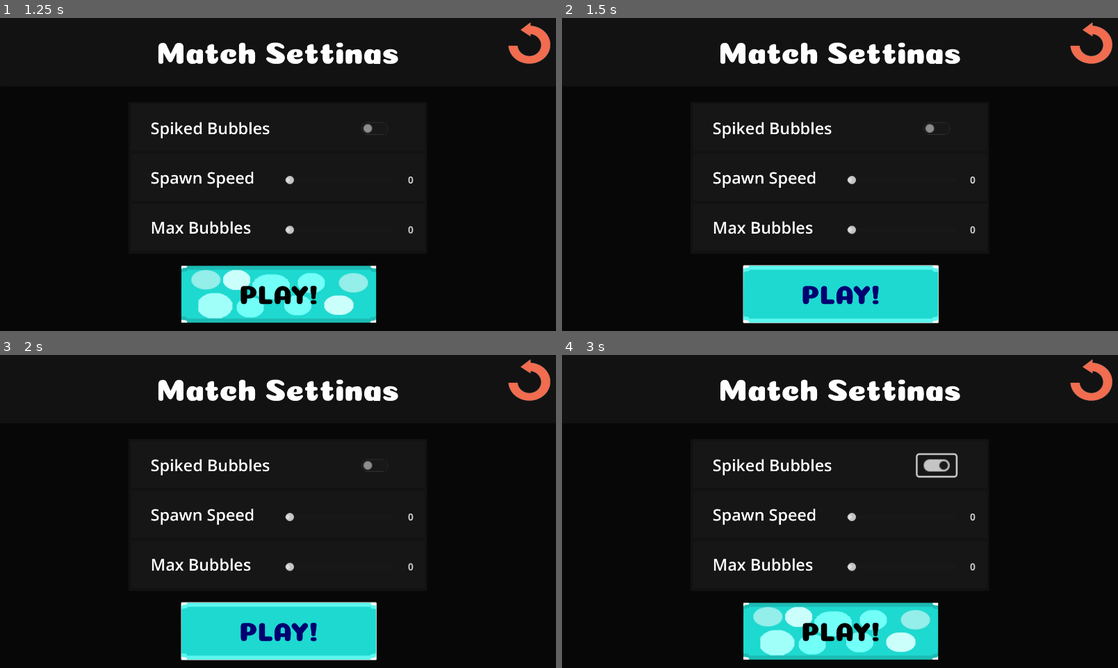
Above: before the commit, frames 1-4 (two rows, left to right).
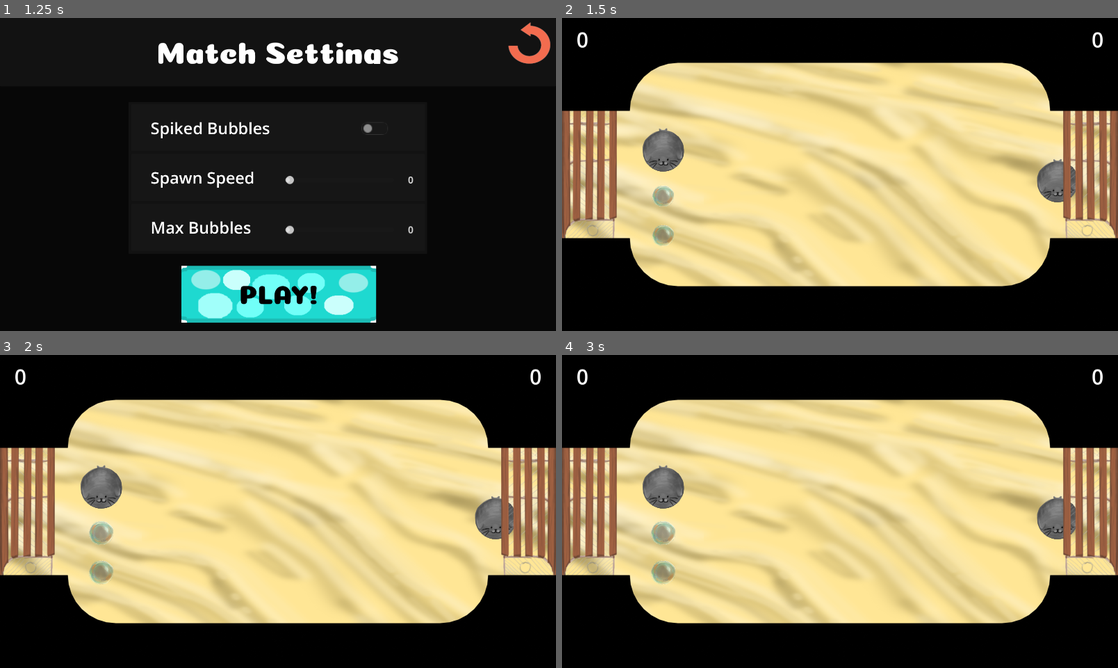
Above: after the commit, the same moments.

Repository: corpusCallosotomy/BubbleBowl
Game: Godot game, scene res://scenes/screens/menus/TitleScreen.tscn
The game is run twice, just before and just after one commit, with the same random seed, the same clock (stepped at 60 frames per second) and the same inputs.
Inputs (mouse positions are in pixels of both pictures, inside the frame that each line leads up to):
- Up to frame 1 (1.25 s): click "Play" at 0.5 s
- Up to frame 2 (1.5 s): click "PLAY!" at 1.25 s
- Up to frame 3 (2 s): no input
- Up to frame 4 (3 s): click (840, 630) at 2 s, where only the run before the commit has a clickable "PLAY!"; click (934, 464) at 2.77 s

Frame 1 is identical in both runs. In frame 2, 69% of the frame differs, in the area x 0-100%, y 1-98%; in frame 3, 69%; in frame 4, 69%.

Commit message:
fixed arena

Diff:
--- a/scenes/screens/arena/arena.tscn
+++ b/scenes/screens/arena/arena.tscn
@@ -1,20 +1,12 @@
-
-[gd_scene load_steps=11 format=3 uid="uid://pbnhy6mm8f56"]
+[gd_scene load_steps=13 format=3 uid="uid://dysj0hpncct4l"]
 
 [ext_resource type="PackedScene" uid="uid://cmkpgtxmycs8j" path="res://scenes/player/Player.tscn" id="1_etxjp"]
 [ext_resource type="PackedScene" uid="uid://ckhissng2jj1m" path="res://scenes/bubbles/Bubble.tscn" id="2_rqac2"]
 [ext_resource type="PackedScene" uid="uid://0rjhmhgrhrex" path="res://scenes/screens/arena/goal.tscn" id="2_v7y4l"]
-[gd_scene load_steps=13 format=3 uid="uid://pbnhy6mm8f56"]
-
-[ext_resource type="PackedScene" uid="uid://cmkpgtxmycs8j" path="res://scenes/player/Player.tscn" id="1_etxjp"]
-[ext_resource type="PackedScene" uid="uid://ckhissng2jj1m" path="res://scenes/bubbles/Bubble.tscn" id="2_rqac2"]
-[ext_resource type="PackedScene" uid="uid://b3fh5sgpguw6g" path="res://scenes/screens/arena/goal.tscn" id="2_v7y4l"]
->>>>>>> Stashed changes
 [ext_resource type="Texture2D" uid="uid://b8hixirqnrfff" path="res://scenes/screens/arena/fieldmap.png" id="3_khlq0"]
 [ext_resource type="Script" path="res://scenes/screens/arena/bubble_spawner.gd" id="5_k3v74"]
 [ext_resource type="Script" path="res://scripts/score_display.gd" id="6_alnfp"]
 [ext_resource type="Texture2D" uid="uid://qoo2rshqtl53" path="res://VFX/Sand_Texture_V2.png" id="6_jblcl"]
-
 
 [sub_resource type="CircleShape2D" id="CircleShape2D_w3glh"]
 radius = 51.4781
@@ -91,20 +83,6 @@
 [node name="Bubble2" parent="." instance=ExtResource("2_rqac2")]
 position = Vector2(347, 753)
 
-
-
-[node name="ScoreDisplay" type="Node" parent="." node_paths=PackedStringArray("score1", "score2")]
-script = ExtResource("6_alnfp")
-score1 = NodePath("Score1")
-score2 = NodePath("Score2")
-
-
-[node name="FloorSprite" type="Sprite2D" parent="."]
-z_index = -2
-position = Vector2(969, 548)
-scale = Vector2(0.935, 0.515)
-texture = ExtResource("6_jblcl")
-
 [node name="ScoreDisplay" type="Node" parent="." node_paths=PackedStringArray("score1", "score2")]
 script = ExtResource("6_alnfp")
 score1 = NodePath("Score1")
@@ -132,3 +110,9 @@
 text = "00000"
 label_settings = SubResource("LabelSettings_h56k3")
 horizontal_alignment = 2
+
+[node name="FloorSprite" type="Sprite2D" parent="."]
+z_index = -2
+position = Vector2(969, 548)
+scale = Vector2(0.935, 0.515)
+texture = ExtResource("6_jblcl")
